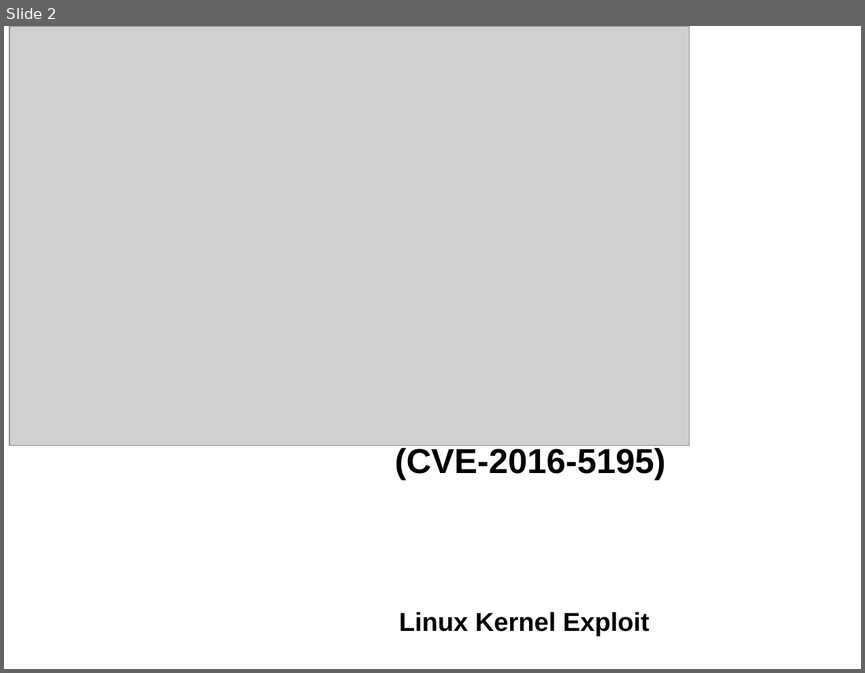
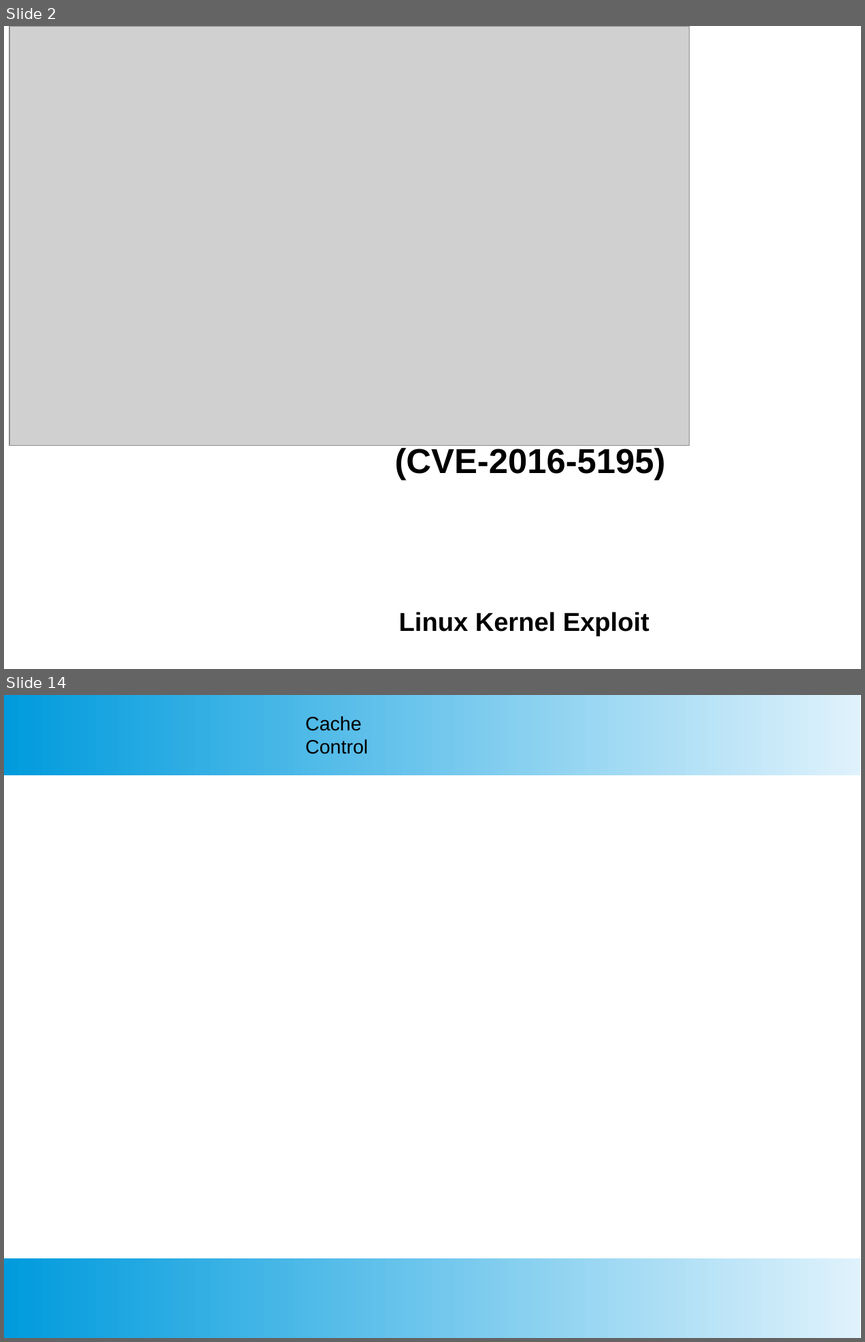
Before and after one commit to SubhajitCode/Seminar, a slide deck: Seminar 02/Seminar 2.pptx. Shown one above the other, each under a label of ours: slide 2 before the commit, slides 2 and 14 after it; the slides between them are not shown. The pictures are 865x673 and 865x1342 pixels, drawn with LibreOffice and Linux fonts; fonts in the diff are those of the drawing; grey boxes stand for pictures; background and template pictures are left out. Boxes give left, top, right and bottom in pixels: in the first picture for what was removed or moved away, otherwise in the second. Text is boxed around its words. In the diff, an @@ line names an element or a change of style, - is before the commit and + after.

```diff
--- a/Seminar 02/Seminar 2.pptx
+++ b/Seminar 02/Seminar 2.pptx
@@ slide 14 added at (4, 695, 861, 1338), background #FFFFFF @@
@@ rectangle added at (4, 695, 861, 775), fill gradient #DFF2FC to #009BDD @@
@@ text added at (305, 716, 368, 754), 18 pt, text #000000 @@
+Cache Control
@@ rectangle added at (4, 1258, 861, 1338), fill gradient #DFF2FC to #009BDD @@
```
Also in this commit, not shown: 5 slides changed, 20 other slides added, 16 other files.
